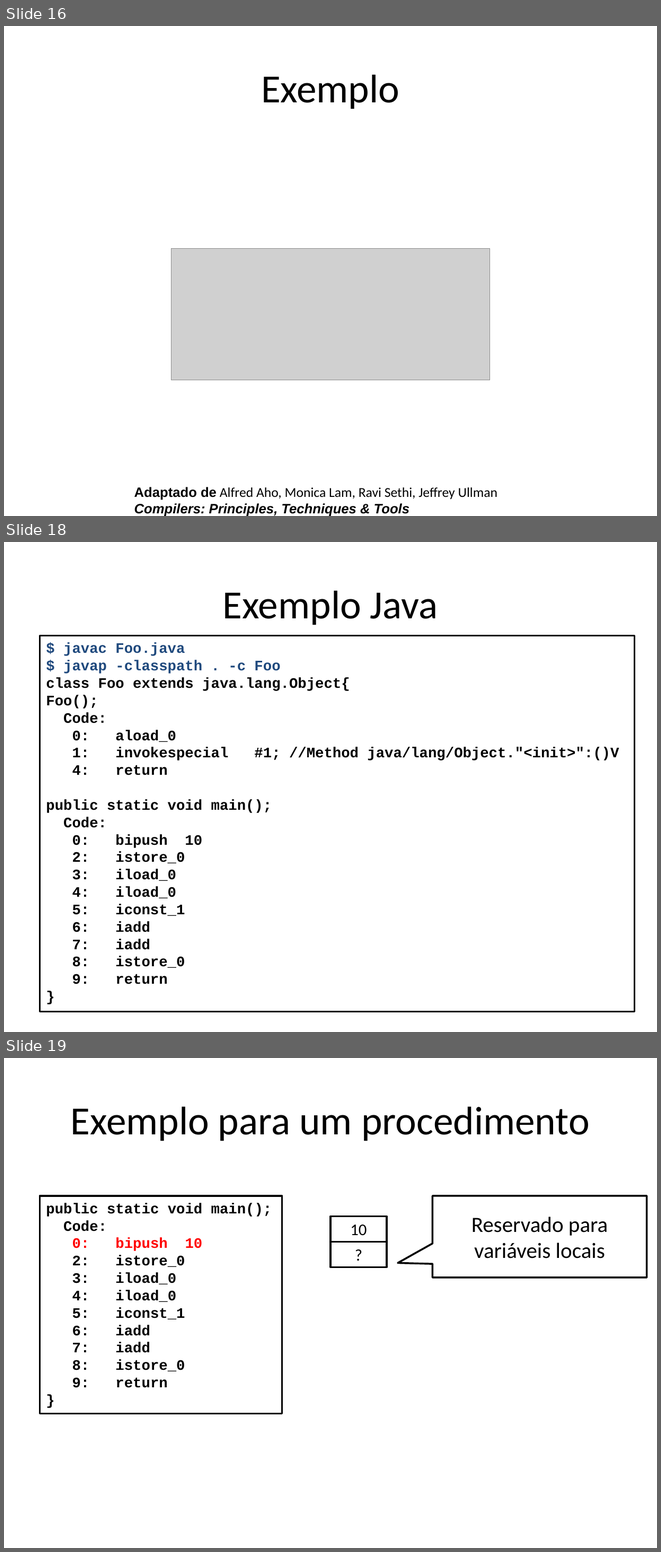
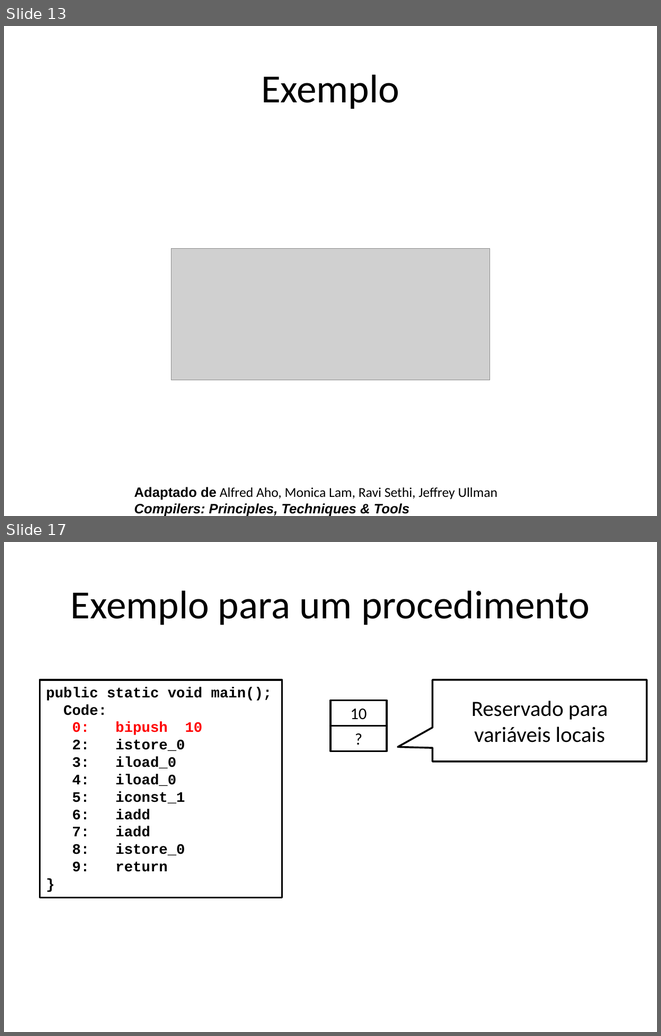
Before and after one commit to damorim/compilers-cin, a slide deck: slides-aulas/ambiente-exec-e-geracao-codigo.pptx. Shown one above the other, each under a label of ours: slides 16, 18 and 19 before the commit, slides 13 and 17 after it; the slides between them are not shown. The pictures are 661x1552 and 661x1036 pixels, drawn with LibreOffice and Linux fonts; fonts in the diff are those of the drawing; grey boxes stand for pictures. Boxes give left, top, right and bottom in pixels: in the first picture for what was removed or moved away, otherwise in the second. Text is boxed around its words. In the diff, an @@ line names an element or a change of style, - is before the commit and + after.

```diff
--- a/slides-aulas/ambiente-exec-e-geracao-codigo.pptx
+++ b/slides-aulas/ambiente-exec-e-geracao-codigo.pptx
@@ slide 18 removed at [4, 542, 657, 1032], background #FFFFFF @@
@@ title removed at [223, 590, 438, 625] @@
-Exemplo Java
@@ rectangle removed at [40, 635, 635, 1012] @@
-$ javac Foo.java
-$ javap -classpath . -c Foo
-class Foo extends java.lang.Object{
-Foo();
-Code:
-0: aload_0
-1: invokespecial #1; //Method java/lang/Object."<init>":()V
-4: return
-public static void main();
-Code:
-0: bipush 10
-2: istore_0
-3: iload_0
-4: iload_0
-5: iconst_1
-6: iadd
-7: iadd
-8: istore_0
-9: return
-}
@@ what was slide 16 is now slide 13 @@
@@ what was slide 19 is now slide 17 @@
```
Also in this commit, not shown: 4 slides changed, 1 other slide removed, 1 other file.
